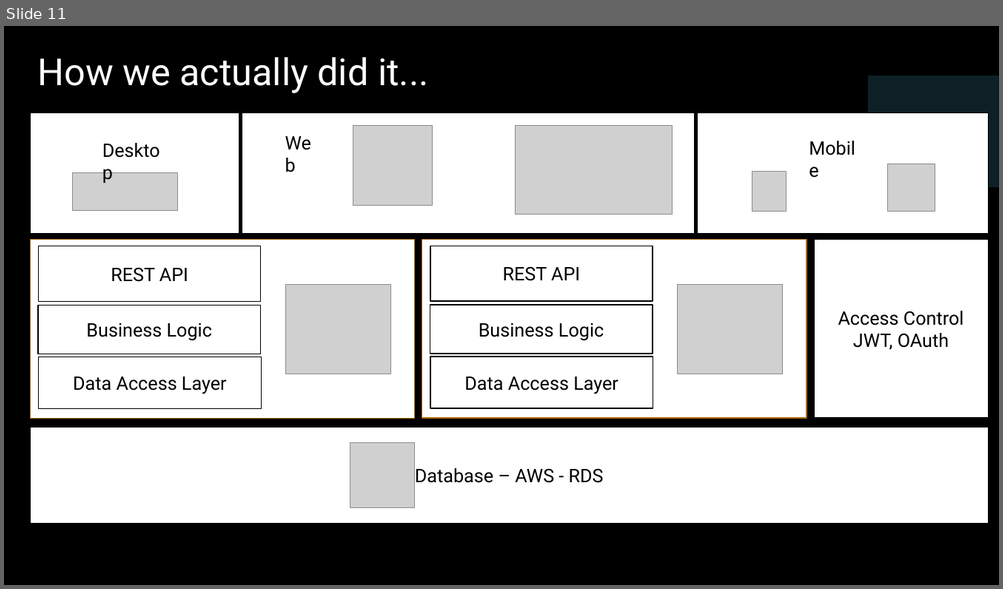
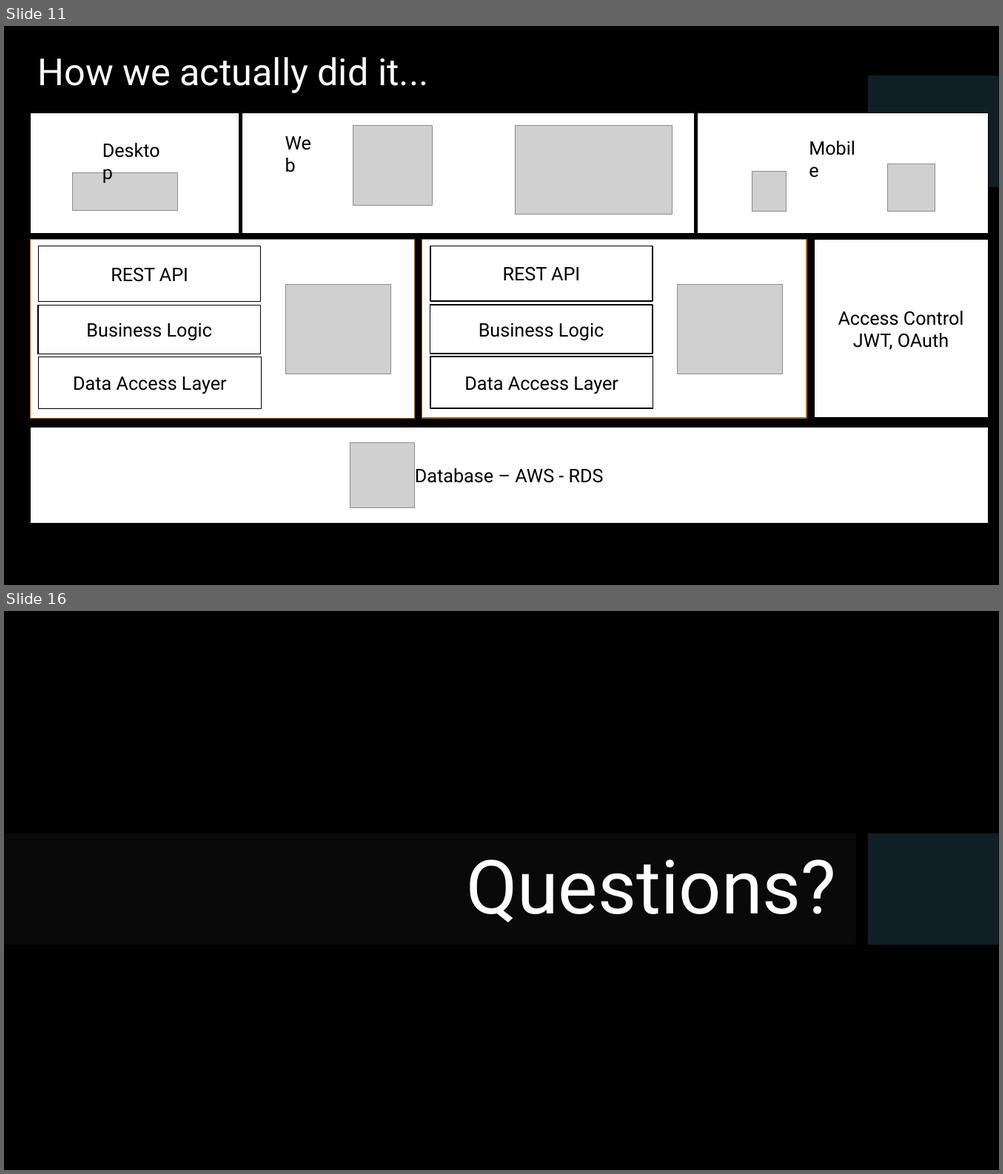
Before and after one commit to NikolayVasilev/DesktopAppsWithWeb, a slide deck: Presentation/DesktopAppsWithWeb.pptx. Shown one above the other, each under a label of ours: slide 11 before the commit, slides 11 and 16 after it; the slides between them are not shown. The pictures are 1003x589 and 1003x1174 pixels, drawn with LibreOffice and Linux fonts; fonts in the diff are those of the drawing; grey boxes stand for pictures; background and template pictures are left out. Boxes give left, top, right and bottom in pixels: in the first picture for what was removed or moved away, otherwise in the second. Text is boxed around its words. In the diff, an @@ line names an element or a change of style, - is before the commit and + after.

```diff
--- a/Presentation/DesktopAppsWithWeb.pptx
+++ b/Presentation/DesktopAppsWithWeb.pptx
@@ slide 16 added at <box>4,611,999,1170</box>, background picture (left out) @@
@@ rectangle added at <box>4,833,855,945</box>, fill #262626 at 25% opacity @@
@@ rectangle added at <box>868,833,999,945</box>, fill #3A8199 at 25% opacity @@
@@ title added at <box>466,860,836,923</box>, 72 pt, text #FFFFFF @@
+Questions?
```
Also in this commit, not shown: 1 slide changed, 4 other slides added.
